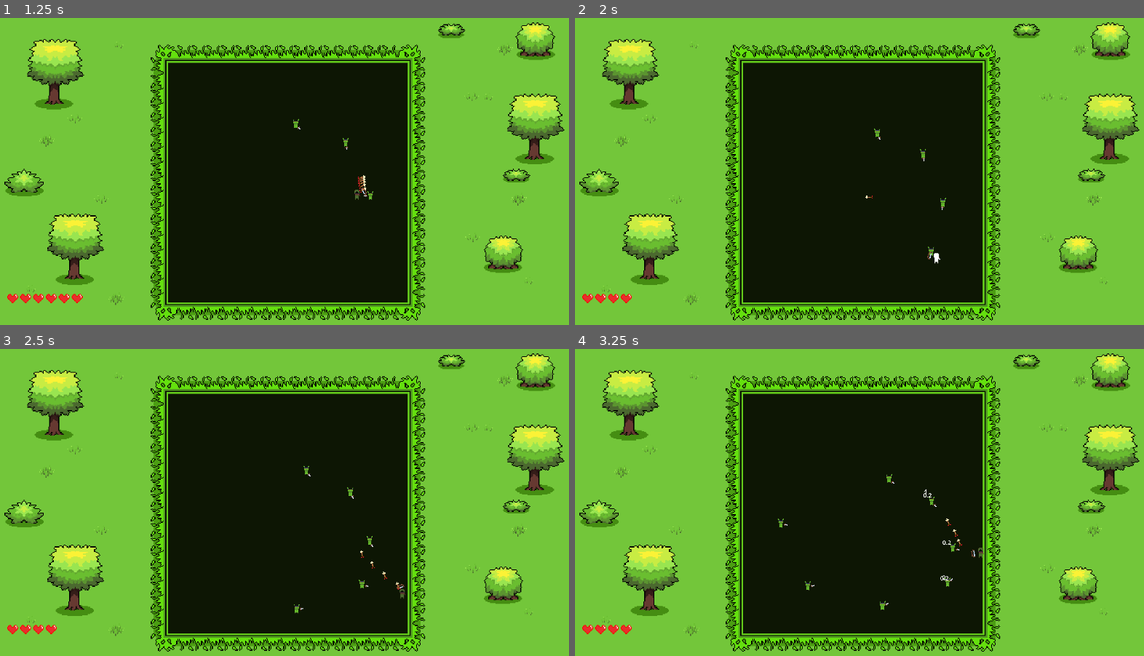
Above: before the commit, frames 1-4 (two rows, left to right).
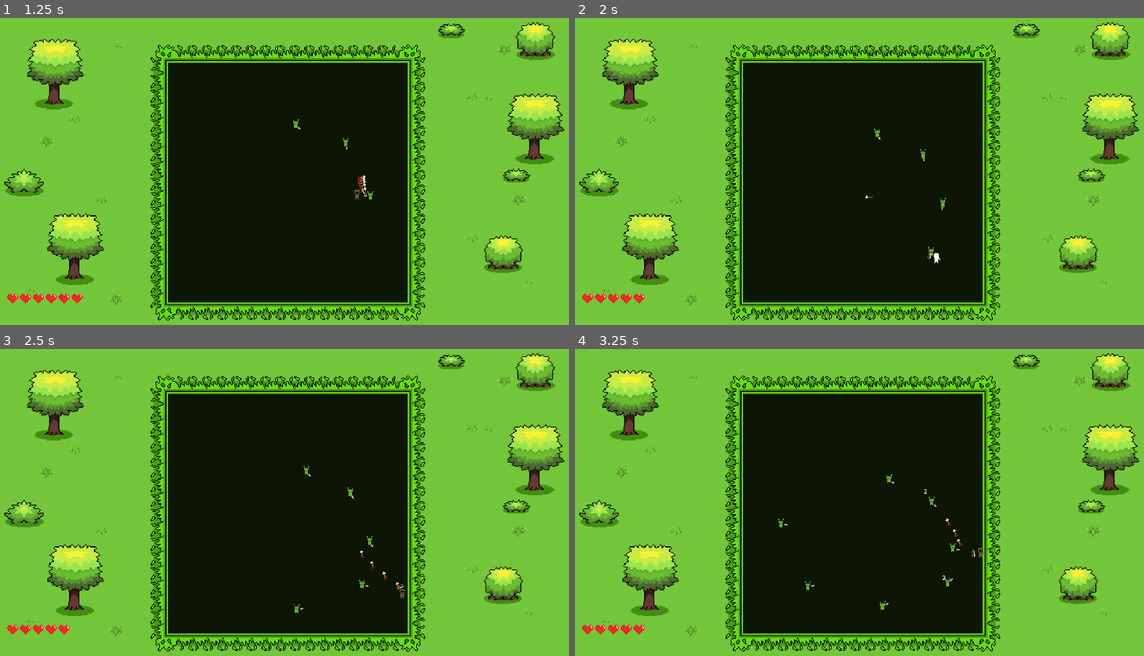
Above: after the commit, the same moments.

Repository: miske1997/DeeperToSun
Game: Godot game, scene res://Scenes/room.tscn
Two runs of this game, one before a commit and one after it. Both use one fixed random seed, a clock stepped at 60 frames per second and the inputs below. This scene is started directly instead of the project's main scene. The engine's default icon, where the game draws it, is replaced by a stand-in: a white triangle on a blue panel in a dark square.
Inputs (mouse positions are in pixels of both pictures, inside the frame that each line leads up to):
- Up to frame 1 (1.25 s): tap Enter at 0.5 s; move the mouse to (409, 162) at 0.52 s; press the mouse at (409, 162) at 0.53 s; hold D (Right) from 0.53 s (still down)
- Up to frame 2 (2 s): move the mouse to (740, 196) at 1.27 s; release D (Right) at 1.28 s; release the mouse at (740, 196) at 1.28 s; hold S (Down) from 1.28 s (still down); tap Tab at 1.35 s
- Up to frame 3 (2.5 s): move the mouse to (341, 438) at 2.02 s; release S (Down) at 2.03 s; press the mouse at (341, 438) at 2.03 s; hold D (Right) from 2.03 s (still down)
- Up to frame 4 (3.25 s): move the mouse to (831, 576) at 2.77 s; release D (Right) at 2.78 s; release the mouse at (831, 576) at 2.78 s; hold W (Up) from 2.78 s (still down); tap Tab at 2.85 s

Frame 1 is identical in both runs. In frame 2, less than 0.1% of the frame differs, in the area x 10-13%, y 89-93%; in frame 3, less than 0.1%; in frame 4, less than 0.1%, in the area x 10-67%, y 45-93%.

Commit message:
curse and bleading added

Diff:
--- a/Data/Configs/Player/InitStats.tres
+++ b/Data/Configs/Player/InitStats.tres
@@ -16,6 +16,7 @@
 dirty = true
 lastCalcValue = 0
 augments = Array[ExtResource("1_gjmtu")]([SubResource("Resource_ndlvu")])
+oneTimeAugments = Array[ExtResource("1_gjmtu")]([])
 base = 1.0
 
 [sub_resource type="Resource" id="Resource_18snj"]
@@ -58,6 +59,7 @@
 dirty = true
 lastCalcValue = 0
 augments = Array[ExtResource("1_gjmtu")]([SubResource("Resource_18snj"), SubResource("Resource_1ctw1"), SubResource("Resource_4vvbj"), SubResource("Resource_sgpgu"), SubResource("Resource_gbojp")])
+oneTimeAugments = Array[ExtResource("1_gjmtu")]([])
 base = 1.0
 
 [sub_resource type="Resource" id="Resource_gegm7"]
@@ -72,6 +74,7 @@
 dirty = true
 lastCalcValue = 0
 augments = Array[ExtResource("1_gjmtu")]([SubResource("Resource_gegm7")])
+oneTimeAugments = Array[ExtResource("1_gjmtu")]([])
 base = 1.0
 
 [sub_resource type="Resource" id="Resource_qj3ol"]
@@ -79,6 +82,7 @@
 dirty = true
 lastCalcValue = 0
 augments = Array[ExtResource("1_gjmtu")]([])
+oneTimeAugments = Array[ExtResource("1_gjmtu")]([])
 base = 0.0
 
 [sub_resource type="Resource" id="Resource_rfr2x"]
@@ -86,6 +90,7 @@
 dirty = true
 lastCalcValue = 0
 augments = Array[ExtResource("1_gjmtu")]([])
+oneTimeAugments = Array[ExtResource("1_gjmtu")]([])
 base = 300.0
 
 [sub_resource type="Resource" id="Resource_63nxi"]
@@ -93,6 +98,7 @@
 dirty = true
 lastCalcValue = 0
 augments = Array[ExtResource("1_gjmtu")]([])
+oneTimeAugments = Array[ExtResource("1_gjmtu")]([])
 base = 1.0
 
 [sub_resource type="Resource" id="Resource_c7qcc"]
@@ -100,6 +106,7 @@
 dirty = true
 lastCalcValue = 0
 augments = Array[ExtResource("1_gjmtu")]([])
+oneTimeAugments = Array[ExtResource("1_gjmtu")]([])
 base = 1.0
 
 [sub_resource type="Resource" id="Resource_y3y43"]
@@ -107,6 +114,7 @@
 dirty = true
 lastCalcValue = 0
 augments = Array[ExtResource("1_gjmtu")]([])
+oneTimeAugments = Array[ExtResource("1_gjmtu")]([])
 base = 1.0
 
 [resource]
--- a/Data/Configs/Player/player_data.tres
+++ b/Data/Configs/Player/player_data.tres
@@ -1,25 +1,19 @@
-[gd_resource type="Resource" script_class="PlayerData" load_steps=7 format=3 uid="uid://cj5k81jx0kkk"]
+[gd_resource type="Resource" script_class="PlayerData" load_steps=6 format=3 uid="uid://cj5k81jx0kkk"]
 
 [ext_resource type="Script" path="res://Scripts/Resources/Item/item_config.gd" id="1_tyqkj"]
 [ext_resource type="Script" path="res://Scripts/Resources/Entity/player_data.gd" id="2_056vv"]
 [ext_resource type="Script" path="res://Scripts/Resources/Item/pasive_item.gd" id="2_315hg"]
 [ext_resource type="Resource" uid="uid://dylyw83ge3ave" path="res://Data/Configs/Player/InitStats.tres" id="3_xfe7w"]
 
-[sub_resource type="Resource" id="Resource_hujeg"]
+[sub_resource type="Resource" id="Resource_buax0"]
 script = ExtResource("2_315hg")
 state = ""
-name = "thirdHit"
-type = "passive"
-
-[sub_resource type="Resource" id="Resource_ybqtx"]
-script = ExtResource("2_315hg")
-state = ""
-name = "SnakeFang"
+name = "ThornMail"
 type = "passive"
 
 [resource]
 script = ExtResource("2_056vv")
-collectedItems = Array[ExtResource("1_tyqkj")]([SubResource("Resource_hujeg"), SubResource("Resource_ybqtx")])
+collectedItems = Array[ExtResource("1_tyqkj")]([SubResource("Resource_buax0")])
 stats = ExtResource("3_xfe7w")
 name = "Dan"
 gold = 0
--- a/Prefabs/Enemies/runner_gnome.tscn
+++ b/Prefabs/Enemies/runner_gnome.tscn
@@ -9,16 +9,17 @@
 
 [sub_resource type="Resource" id="Resource_6x6j5"]
 script = ExtResource("2_k3i0x")
-movementSpeed = 290.0
+movementSpeed = 0.0
 knockback = 10.0
-health = 6
+health = 60
 armor = 0
 enemyName = "runner_gnome"
 
 [sub_resource type="Resource" id="Resource_jyct3"]
 script = ExtResource("2_d3pou")
-damage = 1.0
+damage_scale = 1.0
 stagger = 0.1
+damageSource = 5
 
 [sub_resource type="CapsuleShape2D" id="CapsuleShape2D_ui3vm"]
 radius = 3.25112
--- a/Scripts/Globals/DealDamage.gd
+++ b/Scripts/Globals/DealDamage.gd
@@ -15,35 +15,36 @@
 	else:
 		damage_player(damageData, target)
 
-func damage_player(damageData: DamageData, enemy):
-	prok_on_player_hit(damageData, enemy)
+func damage_player(damageData: DamageData, enemy: Player):
+	if enemy.iframes:
+		return
+	prok(damageData, enemy, Enums.ItemProcs.PRE_PLAYER_HIT)
 	enemy.takeDamage.emit(damageData.damage_scale * 1)
 	Events.playerHit.emit(enemy, damageData)
+	prok(damageData, enemy, Enums.ItemProcs.POST_PLAYER_HIT)
 
 
 func damage_enemy(damageData: DamageData, enemy: EnemyBase):
 	if not damageData.damageSource == Enums.DamageSource.BURN and not damageData.damageSource == Enums.DamageSource.POISON:
-		prok_on_enemy_hit(damageData, enemy)
+		prok(damageData, enemy, Enums.ItemProcs.PRE_ENEMY_HIT)
+
 	var damage = damageData.damage_scale * Players.player.stats.GetStat("Damage")
 	if enemy.is_in_group("Cursed") and (damageData.damageSource == Enums.DamageSource.BURN or damageData.damageSource == Enums.DamageSource.POISON):
 		damage *= 2
+	if enemy.is_in_group("Bleading") and damageData.damageSource == Enums.DamageSource.AUTO_ATTACK:
+		damage *= 1.1
 	if damageData.damageSource == Enums.DamageSource.POISON and damage > enemy.get_node("EnemyHealth").health:
 		return
-	print(str(damage))
+	#print(str(damage))
 	Events.enemyHit.emit(enemy, damage)
 	enemy.takeDamage.emit(damage)
+	if not damageData.damageSource == Enums.DamageSource.BURN and not damageData.damageSource == Enums.DamageSource.POISON:
+		prok(damageData, enemy, Enums.ItemProcs.POST_ENEMY_HIT)
 
 
-func prok_on_player_hit(damageData: DamageData, enemy):
+func prok(damageData: DamageData, enemy, prockType: Enums.ItemProcs):
 	for item: PassiveItem in Players.player.collectedItems:
 		if not item is PassiveItem:
 			continue
-		if items_data.has(item.name) and items_data[item.name].procs == Enums.ItemProcs.PLAYER_HIT:
-			item_functions[items_data[item.name].function + item.state].call()
-
-func prok_on_enemy_hit(damageData: DamageData, enemy):
-	for item: PassiveItem in Players.player.collectedItems:
-		if not item is PassiveItem:
-			continue
-		if items_data.has(item.name) and items_data[item.name].procs == Enums.ItemProcs.ENEMY_HIT:
-			item_functions[items_data[item.name].function + item.state].call(enemy)
+		if items_data.has(item.name) and items_data[item.name].procs == prockType:
+			item_functions[items_data[item.name].function + item.state].call({enemy = enemy, damageData = damageData})
--- a/Scripts/Modules/player_health.gd
+++ b/Scripts/Modules/player_health.gd
@@ -1,7 +1,6 @@
 extends Node
 
 var parent: Player
-var invincible = false
 var sprite: Sprite2D
 
 func _ready() -> void:
@@ -11,9 +10,9 @@
 	parent.takeDamage.connect(on_damage_delt)
 
 func on_damage_delt(damage):
-	if invincible:
+	if parent.iframes:
 		return
-	invincible = true
+	parent.iframes = true
 	sprite.use_parent_material = false
 	damage = min(damage, parent.health)
 	parent.health -= damage
@@ -28,6 +27,6 @@
 
 
 func i_frames():
-	await get_tree().create_timer(0.1).timeout
-	invincible = false
+	await get_tree().create_timer(1).timeout
+	parent.iframes = false
 	sprite.use_parent_material = true
--- a/Scripts/Resources/Item/item_functions.gd
+++ b/Scripts/Resources/Item/item_functions.gd
@@ -9,22 +9,60 @@
 func double_double():
 	print("double")
 
-func thirdHit(enemyHit):
+func thirdHit(data):
 	thirdHitCount += 1
 	if thirdHitCount == 3:
 		thirdHitCount = 0
 		Players.player.stats.SetStat("Damage", "thirdHit", 2, 0, Enums.StatModifyerType.MULTIPLY, true)
 
-func snakeFang(enemyHit: EnemyBase):
+func snakeFang(data):
+	var enemyHit: EnemyBase = data.enemy
 	enemyHit.add_to_group("Poisoned")
 	if enemyHit.has_meta("PoisonedDuration"):
 		enemyHit.set_meta("PoisonedDuration", enemyHit.get_meta("PoisonedDuration") + 3.0)
 	else:
 		enemyHit.set_meta("PoisonedDuration", 3.0)
 
-func oilyRag(enemyHit: EnemyBase):
+func oilyRag(data):
+	var enemyHit: EnemyBase = data.enemy
 	enemyHit.add_to_group("Burning")
 	if enemyHit.has_meta("BurningDuration"):
 		enemyHit.set_meta("BurningDuration", enemyHit.get_meta("BurningDuration") + 3.0)
 	else:
 		enemyHit.set_meta("BurningDuration", 3.0)
+
+func sharperThanYouThought(data):
+	var enemyHit: EnemyBase = data.enemy
+	enemyHit.add_to_group("Bleading")
+	if enemyHit.has_meta("BleadingDuration"):
+		enemyHit.set_meta("BleadingDuration", enemyHit.get_meta("BleadingDuration") + 3.0)
+	else:
+		enemyHit.set_meta("BleadingDuration", 3.0)
+
+func maledictio(data):
+	var enemyHit: EnemyBase = data.enemy
+	enemyHit.add_to_group("Cursed")
+	if enemyHit.has_meta("CursedDuration"):
+		enemyHit.set_meta("CursedDuration", enemyHit.get_meta("CursedDuration") + 3.0)
+	else:
+		enemyHit.set_meta("CursedDuration", 3.0)
+
+func thornMail(data):
+	if data.damageData.damageSource != Enums.DamageSource.CONTACT:
+		return
+	var enemyHitting: EnemyBase = data.damageData.damageDealer
+	enemyHitting.add_to_group("Bleading")
+	if enemyHitting.has_meta("BleadingDuration"):
+		enemyHitting.set_meta("BleadingDuration", enemyHitting.get_meta("BleadingDuration") + 3.0)
+	else:
+		enemyHitting.set_meta("BleadingDuration", 3.0)
+
+func glassAmour(data):
+	if data.damageData.damageSource != Enums.DamageSource.CONTACT:
+		return
+	var enemyHitting: EnemyBase = data.damageData.damageDealer
+	enemyHitting.add_to_group("Bleading")
+	if enemyHitting.has_meta("BleadingDuration"):
+		enemyHitting.set_meta("BleadingDuration", enemyHitting.get_meta("BleadingDuration") + 3.0)
+	else:
+		enemyHitting.set_meta("BleadingDuration", 3.0)
--- a/Scripts/Resources/Item/items_data.gd
+++ b/Scripts/Resources/Item/items_data.gd
@@ -15,20 +15,44 @@
 	},
 	"thirdHit" = {
 		function = "thirdHit",
-		procs = Enums.ItemProcs.ENEMY_HIT,
+		procs = Enums.ItemProcs.POST_ENEMY_HIT,
 		cost = 30,
 		sprite = "thirdHit"
 	},
 	"SnakeFang" = {
 		function = "snakeFang",
-		procs = Enums.ItemProcs.ENEMY_HIT,
+		procs = Enums.ItemProcs.POST_ENEMY_HIT,
 		cost = 30,
 		sprite = "snakeFang"
 	},
 	"OilyRag" = {
 		function = "oilyRag",
-		procs = Enums.ItemProcs.ENEMY_HIT,
+		procs = Enums.ItemProcs.POST_ENEMY_HIT,
 		cost = 30,
 		sprite = "oilyRag"
+	},
+	"SharperThanYouThought" = {
+		function = "sharperThanYouThought",
+		procs = Enums.ItemProcs.POST_ENEMY_HIT,
+		cost = 30,
+		sprite = "sharperThanYouThought"
+	},
+	"ThornMail" = {
+		function = "thornMail",
+		procs = Enums.ItemProcs.POST_PLAYER_HIT,
+		cost = 30,
+		sprite = "thornMail"
+	},
+	"Maledictio" = {
+		function = "maledictio",
+		procs = Enums.ItemProcs.POST_PLAYER_HIT,
+		cost = 30,
+		sprite = "maledictio"
+	},
+	"GlassAmour" = {
+		function = "glassAmour",
+		procs = Enums.ItemProcs.POST_PLAYER_HIT,
+		cost = 30,
+		sprite = "glassAmour"
 	}
 }
--- a/Scripts/Systems/enemy.gd
+++ b/Scripts/Systems/enemy.gd
@@ -9,6 +9,7 @@
 signal takeDamage
 
 func _ready() -> void:
+	damageData = damageData.duplicate()
 	damageData.damageDealer = self
 
 func _physics_process(delta: float) -> void:
--- a/Scripts/Systems/player.gd
+++ b/Scripts/Systems/player.gd
@@ -3,6 +3,7 @@
 @export var playerConfig: PlayerConfig
 @export var playerData: PlayerData
 var health: int
+var iframes = false
 
 signal takeDamage
 
--- a/Scripts/enums.gd
+++ b/Scripts/enums.gd
@@ -4,6 +4,6 @@
 
 enum StatModifyerType {ADD, MULTIPLY, OVERRIDE}
 
-enum ItemProcs {PLAYER_HIT, ENEMY_HIT, PICKUP, ROOM_LOAD}
+enum ItemProcs {PRE_PLAYER_HIT, POST_PLAYER_HIT, PRE_ENEMY_HIT, POST_ENEMY_HIT, PICKUP, ROOM_LOAD}
 
 enum DamageSource {AUTO_ATTACK, BURN, POISON, ITEM, AOE, CONTACT, MELEE, RANGED}
